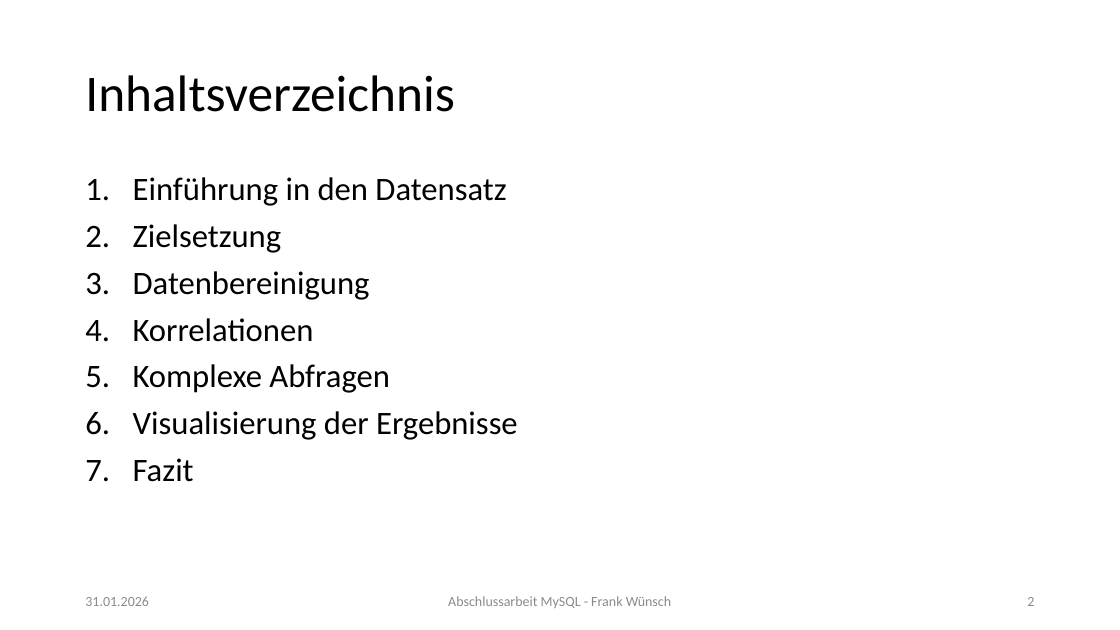
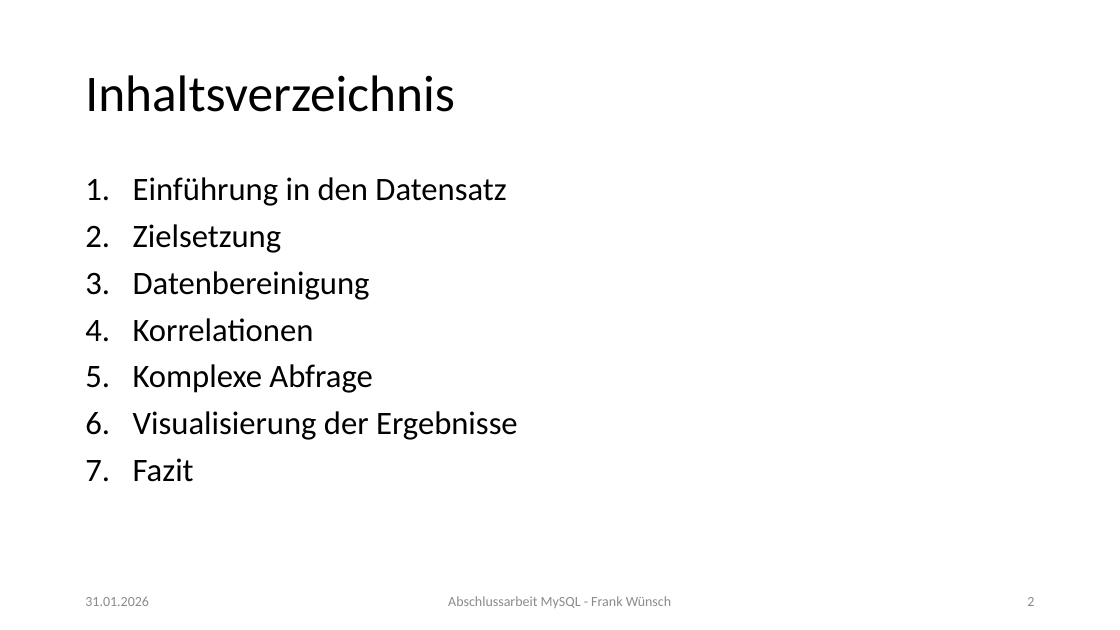
Before and after one commit to FrankWuensch/mysql_excam, a slide deck: slide 2 of Abschlusspräsentation_MySQL_Frank_Wünsch.pptx. Drawn at 1120x630 pixels with LibreOffice and Linux fonts; fonts in the diff are those of the drawing. Boxes give left, top, right and bottom in pixels: in the first picture for what was removed or moved away, otherwise in the second. Text is boxed around its words. In the diff, an @@ line names an element or a change of style, - is before the commit and + after.

```diff
--- a/Abschlusspräsentation_MySQL_Frank_Wünsch.pptx
+++ b/Abschlusspräsentation_MySQL_Frank_Wünsch.pptx
@@ text at (x1=133, y1=364, x2=372, y2=393): text changed @@
-5. Komplexe Abfragen
+5. Komplexe Abfrage
```
Also in this commit, not shown: 3 other slides changed.
